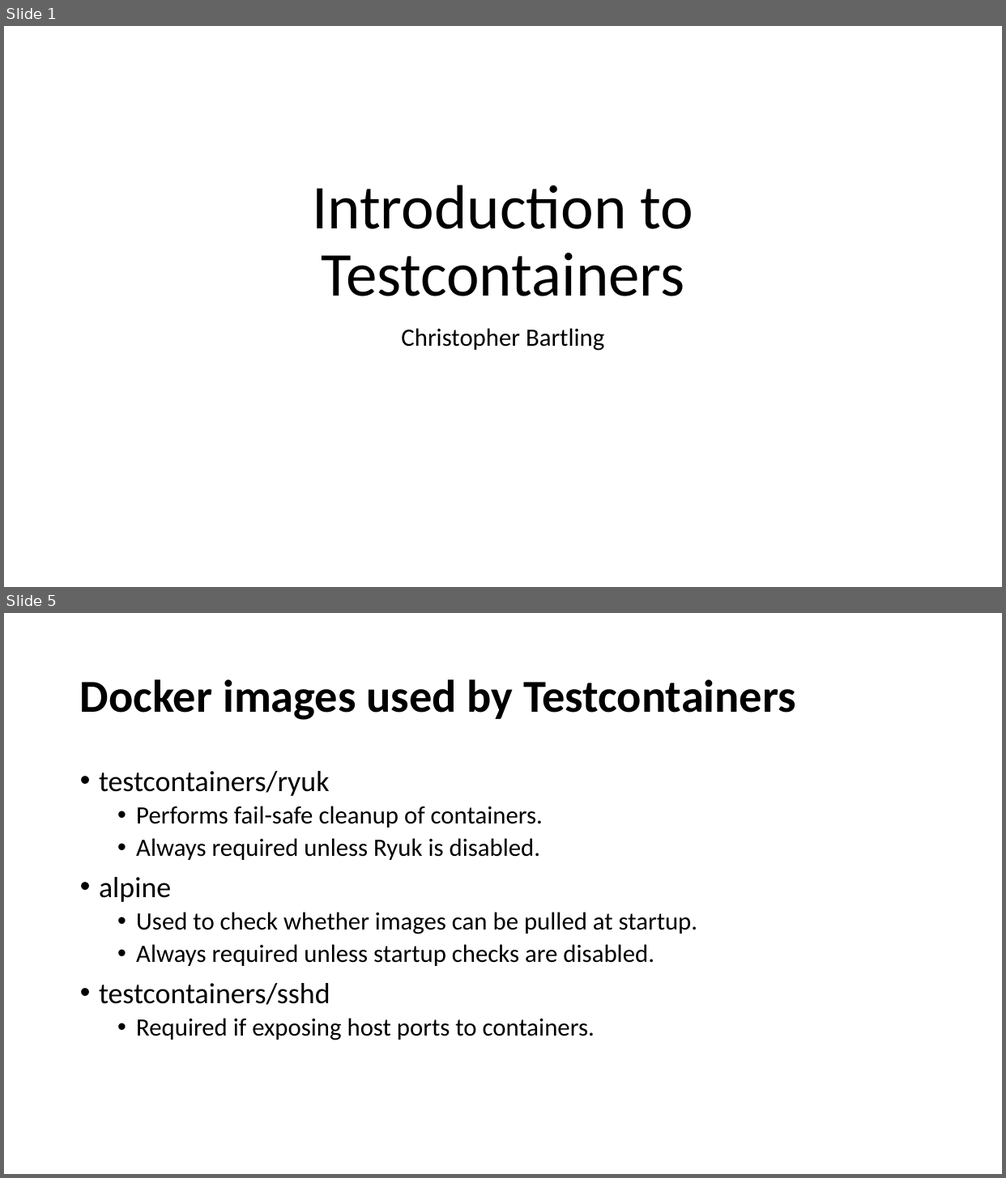
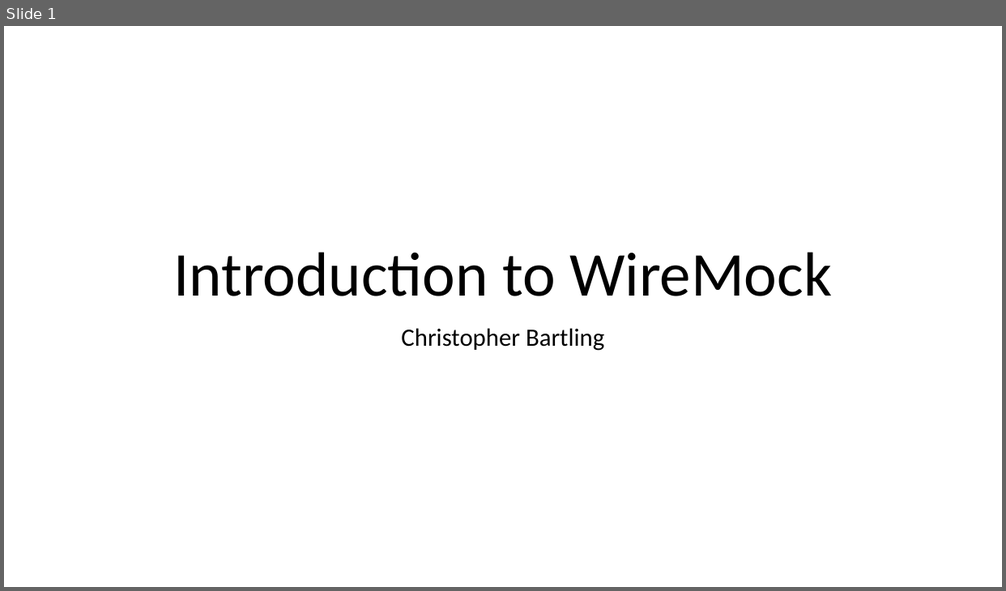
Before and after one commit to cebartling/test-driven, a slide deck: presentations/Introduction to WireMock.pptx. Shown one above the other, each under a label of ours: slides 1 and 5 before the commit, slide 1 after it; the slides between them are not shown. The pictures are 1006x1178 and 1006x591 pixels, drawn with LibreOffice and Linux fonts; fonts in the diff are those of the drawing. Boxes give left, top, right and bottom in pixels: in the first picture for what was removed or moved away, otherwise in the second. Text is boxed around its words. In the diff, an @@ line names an element or a change of style, - is before the commit and + after.

Commit message:
WireMock presentation updates

```diff
--- a/presentations/Introduction to WireMock.pptx
+++ b/presentations/Introduction to WireMock.pptx
@@ slide 5 removed at (4, 613, 1002, 1174), background #FFFFFF @@
@@ title removed at (80, 679, 796, 720) @@
-Docker images used by Testcontainers
@@ text removed at (99, 771, 697, 1041) @@
-• testcontainers/ryuk
-  • Performs fail-safe cleanup of containers.
-  • Always required unless Ryuk is disabled.
-• alpine
-  • Used to check whether images can be pulled at startup.
-  • Always required unless startup checks are disabled.
-• testcontainers/sshd
-  • Required if exposing host ports to containers.
@@ slide 1 changed as well @@
@@ title at (173, 252, 832, 297): text changed @@
-Introduction to Testcontainers
+Introduction to WireMock
```
Also in this commit, not shown: 3 other slides changed, 3 slides added, 4 other slides removed.
